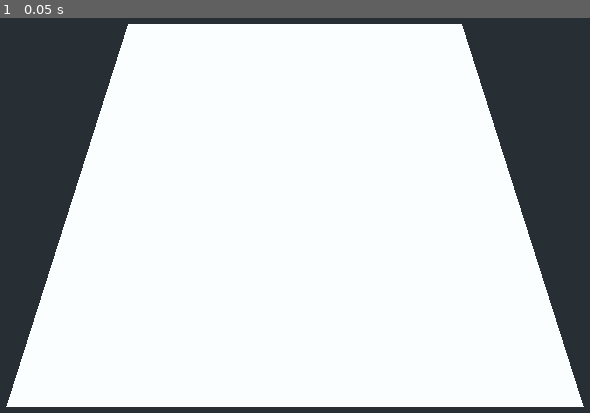
Above: before the commit, frame 1.
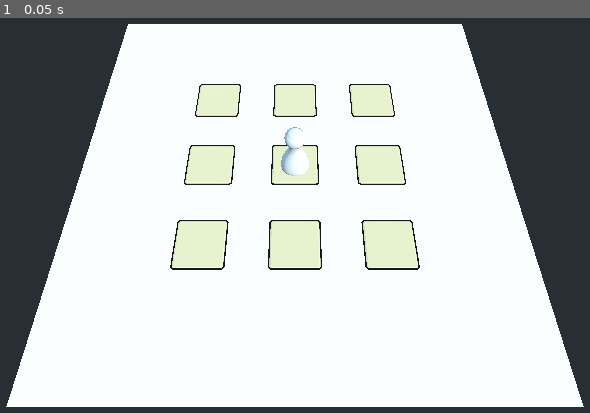
Above: after the commit, the same moment.

Repository: CodedOre/Stadtrally
Game: Godot game, scene res://demo/DemoScene.tscn
Same seed, same stepped clock (60 frames per second), same inputs: the game is played once before the commit and once after it.
Inputs:
- Up to frame 1 (0.05 s): no input

The runs differ from the first frame. In frame 1, 7.5% of the frame differs, in the area x 28-72%, y 16-64%.

Commit message:
Add some Players and Positions to the DemoScene

Diff:
--- a/demo/DemoScene.tscn
+++ b/demo/DemoScene.tscn
@@ -1,4 +1,7 @@
-[gd_scene load_steps=3 format=2]
+[gd_scene load_steps=5 format=2]
+
+[ext_resource path="res://scenes/board/Position.tscn" type="PackedScene" id=1]
+[ext_resource path="res://scenes/game/Player.tscn" type="PackedScene" id=2]
 
 [sub_resource type="CubeMesh" id=1]
 size = Vector3( 45, 0.2, 45 )
@@ -23,3 +26,35 @@
 
 [node name="ExampleLight" type="DirectionalLight" parent="."]
 transform = Transform( 0.707107, -0.415627, 0.572061, 0, 0.809017, 0.587785, -0.707107, -0.415627, 0.572061, 0, 0, 0 )
+
+[node name="GameInput" type="Spatial" parent="."]
+
+[node name="ExampleGame" type="Node" parent="."]
+
+[node name="Position" parent="ExampleGame" instance=ExtResource( 1 )]
+transform = Transform( 1, 0, 0, 0, 1, 0, 0, 0, 1, -9, 0, -9 )
+
+[node name="Position2" parent="ExampleGame" instance=ExtResource( 1 )]
+transform = Transform( 1, 0, 0, 0, 1, 0, 0, 0, 1, -9, 0, 0 )
+
+[node name="Position3" parent="ExampleGame" instance=ExtResource( 1 )]
+transform = Transform( 1, 0, 0, 0, 1, 0, 0, 0, 1, -9, 0, 9 )
+
+[node name="Position4" parent="ExampleGame" instance=ExtResource( 1 )]
+transform = Transform( 1, 0, 0, 0, 1, 0, 0, 0, 1, 0, 0, -9 )
+
+[node name="Position5" parent="ExampleGame" instance=ExtResource( 1 )]
+
+[node name="Position6" parent="ExampleGame" instance=ExtResource( 1 )]
+transform = Transform( 1, 0, 0, 0, 1, 0, 0, 0, 1, 0, 0, 9 )
+
+[node name="Position7" parent="ExampleGame" instance=ExtResource( 1 )]
+transform = Transform( 1, 0, 0, 0, 1, 0, 0, 0, 1, 9, 0, -9 )
+
+[node name="Position8" parent="ExampleGame" instance=ExtResource( 1 )]
+transform = Transform( 1, 0, 0, 0, 1, 0, 0, 0, 1, 9, 0, 0 )
+
+[node name="Position9" parent="ExampleGame" instance=ExtResource( 1 )]
+transform = Transform( 1, 0, 0, 0, 1, 0, 0, 0, 1, 9, 0, 9 )
+
+[node name="Player" parent="ExampleGame" instance=ExtResource( 2 )]
